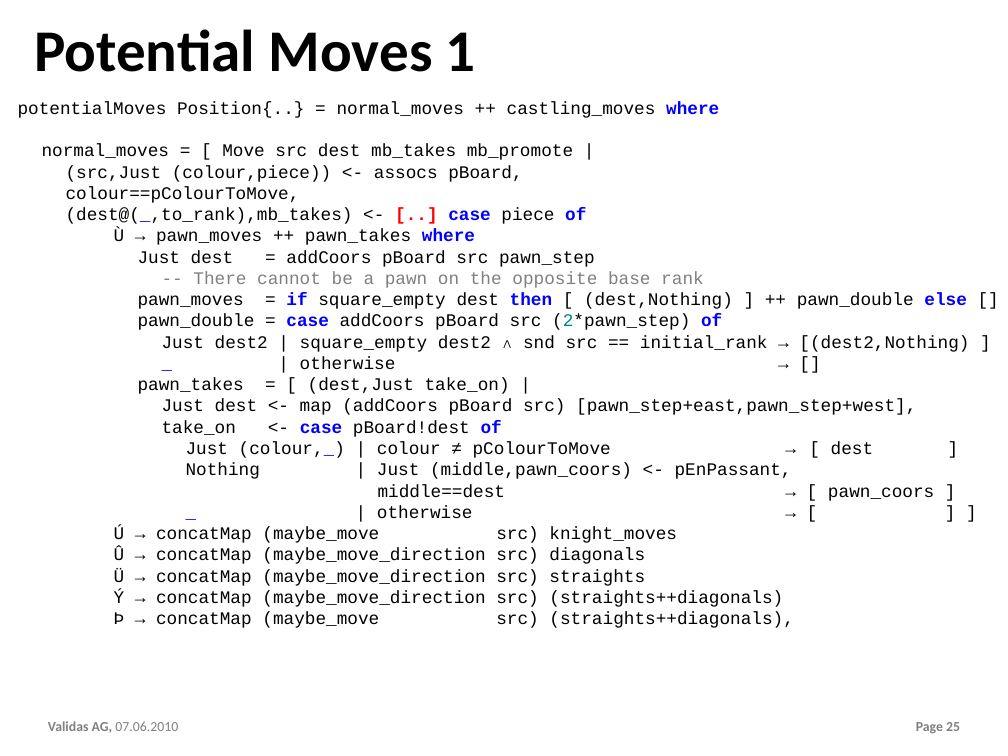
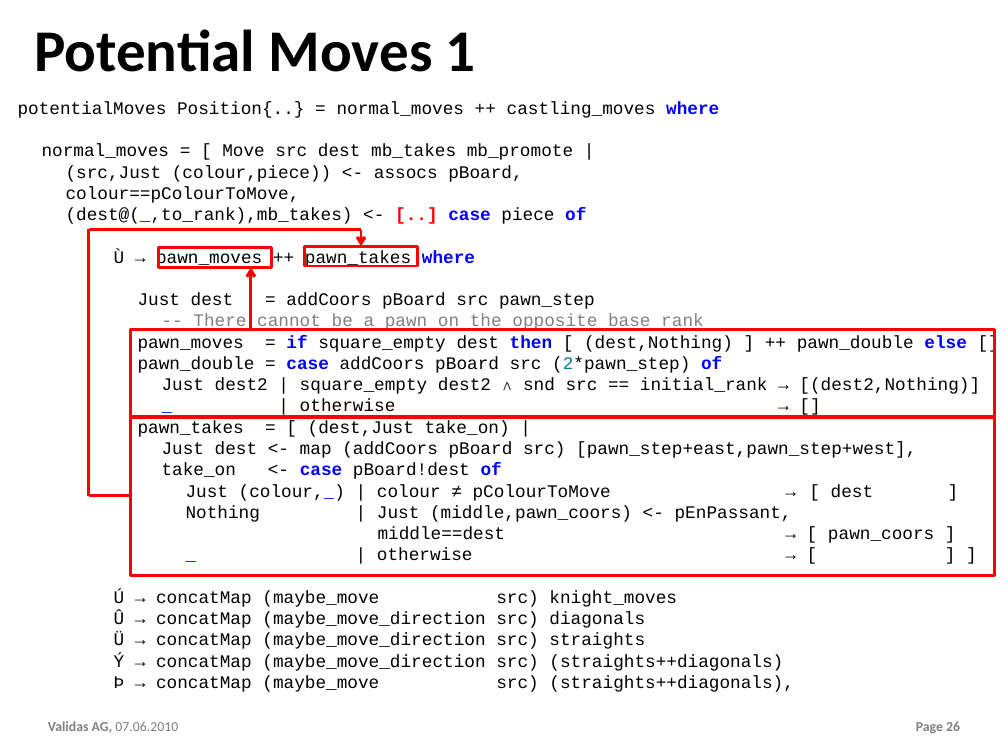
Before and after one commit to theoremprover/chess, a slide deck: slide 26 of ppt/Chess200.pptx (slide 25 before the commit). Drawn at 1008x756 pixels with LibreOffice and Linux fonts; fonts in the diff are those of the drawing; background and template pictures are left out. Boxes give left, top, right and bottom in pixels: in the first picture for what was removed or moved away, otherwise in the second. Text is boxed around its words. In the diff, an @@ line names an element or a change of style, - is before the commit and + after.

```diff
--- a/ppt/Chess200.pptx
+++ b/ppt/Chess200.pptx
@@ line added from (361, 230) to (89, 230), #FF0000 3 pt @@
@@ line added from (89, 496) to (89, 229), #FF0000 3 pt @@
@@ arrow added from (361, 230) to (361, 246), #FF0000 3 pt @@
@@ rectangle added at (x1=159, y1=247, x2=271, y2=267), outline #FF0000 3 pt @@
@@ arrow added from (251, 330) to (251, 267), #FF0000 3 pt @@
@@ rectangle added at (x1=305, y1=246, x2=418, y2=266), outline #FF0000 3 pt @@
@@ rectangle added at (x1=131, y1=330, x2=995, y2=417), outline #FF0000 3 pt @@
@@ text at (x1=162, y1=378, x2=980, y2=394): spaces changed @@
-Just dest2 | square_empty dest2 ∧ snd src == initial_rank → [(dest2,Nothing) ]
+Just dest2 | square_empty dest2 ∧ snd src == initial_rank → [(dest2,Nothing)]
@@ rectangle added at (x1=131, y1=416, x2=995, y2=576), outline #FF0000 3 pt @@
@@ line added from (89, 496) to (131, 496), #FF0000 3 pt @@
```
Also in this commit, not shown: 13 other slides changed, 4 slides added, 3 other files.
